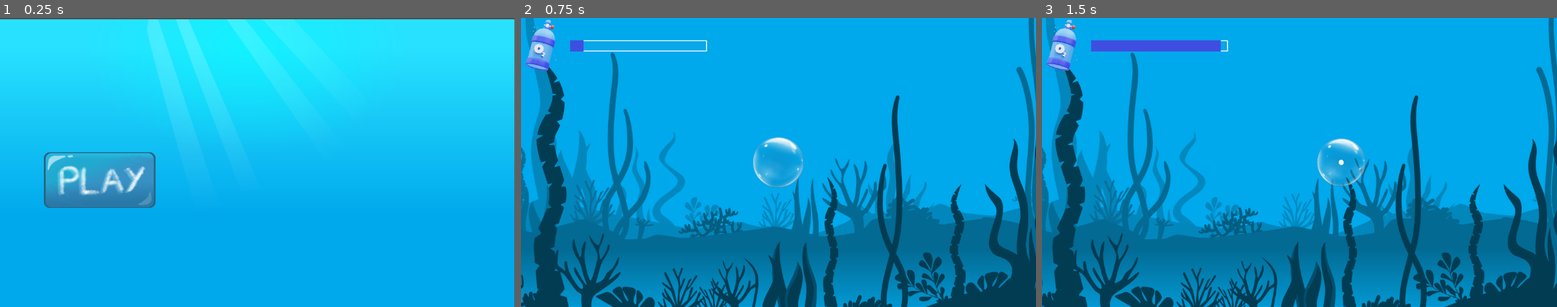
Above: before the commit, frames 1-3 (left to right).
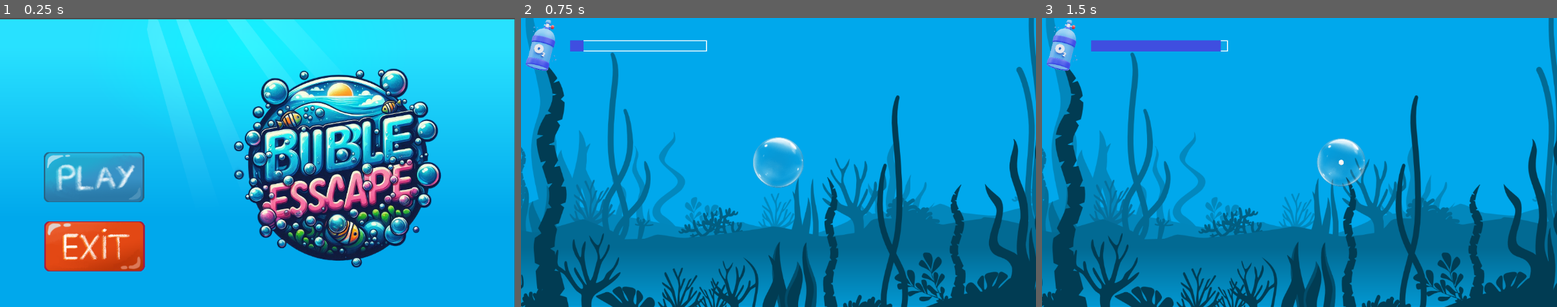
Above: after the commit, the same moments.

Repository: bagaretk/Game6PPL
Game: Godot game, scene res://menu.tscn
Two runs of this game, one before a commit and one after it. Both use one fixed random seed, a clock stepped at 60 frames per second and the inputs below.
Inputs (mouse positions are in pixels of both pictures, inside the frame that each line leads up to; where the layout moved, square brackets give the same spot in the first picture):
- Up to frame 1 (0.25 s): no input
- Up to frame 2 (0.75 s): click (613, 176) [618, 179] at 0.5 s
- Up to frame 3 (1.5 s): tap Enter at 1.25 s; hold Right (ui_right) from 1.28 s (still down); tap Space (shoot) at 1.35 s

The runs differ from the first frame. In frame 1, 25% of the frame differs, in the area x 8-86%, y 17-88%; in frame 2, nothing differs; in frame 3, nothing differs.

Commit message:
Almost done

Diff:
--- a/Scripts/start_btn.gd
+++ b/Scripts/start_btn.gd
@@ -13,3 +13,7 @@
 
 func _on_button_pressed() -> void:
 	get_tree().change_scene_to_file("res://main_game.tscn")
+
+
+func _on_button_2_pressed() -> void:
+	get_tree().quit()
--- a/menu.tscn
+++ b/menu.tscn
@@ -1,10 +1,12 @@
-[gd_scene load_steps=6 format=3 uid="uid://b4emayn3vx0j8"]
+[gd_scene load_steps=8 format=3 uid="uid://b4emayn3vx0j8"]
 
 [ext_resource type="Texture2D" uid="uid://cdu0ea5e1fxy3" path="res://Resources/PNG/sea_background.png" id="1_b7poy"]
 [ext_resource type="Texture2D" uid="uid://dki5lf4gm1b50" path="res://Resources/PNG/Buttons/play.png" id="3_adkd6"]
 [ext_resource type="Script" path="res://Scripts/start_btn.gd" id="4_cqu17"]
 [ext_resource type="PackedScene" uid="uid://bvq0mpkhr2wf6" path="res://spawner.tscn" id="4_uytji"]
 [ext_resource type="Script" path="res://Scripts/spawner_menu.gd" id="5_o6dpl"]
+[ext_resource type="Texture2D" uid="uid://dyermw5py2mb6" path="res://Resources/PNG/Buttons/ExitButton.png" id="6_mmh42"]
+[ext_resource type="Texture2D" uid="uid://2ku2p7w4ekpb" path="res://logo.png" id="7_788jl"]
 
 [node name="Node2D" type="Node2D"]
 script = ExtResource("4_cqu17")
@@ -14,15 +16,6 @@
 scale = Vector2(0.599479, 0.597454)
 texture = ExtResource("1_b7poy")
 
-[node name="Button" type="Button" parent="."]
-offset_left = 96.0
-offset_top = 299.0
-offset_right = 604.0
-offset_bottom = 557.0
-scale = Vector2(0.5, 0.5)
-icon = ExtResource("3_adkd6")
-flat = true
-
 [node name="Spawner" parent="." instance=ExtResource("4_uytji")]
 position = Vector2(577, 211)
 script = ExtResource("5_o6dpl")
@@ -31,4 +24,30 @@
 prob_enemy3 = 0.3
 enemy4_spawn_interval = 1.0
 
-[connection signal="pressed" from="Button" to="." method="_on_button_pressed"]
+[node name="CanvasLayer" type="CanvasLayer" parent="."]
+
+[node name="Button" type="Button" parent="CanvasLayer"]
+offset_left = 96.0
+offset_top = 299.0
+offset_right = 604.0
+offset_bottom = 557.0
+scale = Vector2(0.45, 0.45)
+icon = ExtResource("3_adkd6")
+flat = true
+
+[node name="Button2" type="Button" parent="CanvasLayer"]
+offset_left = 97.0
+offset_top = 454.0
+offset_right = 605.0
+offset_bottom = 712.0
+scale = Vector2(0.45, 0.45)
+icon = ExtResource("6_mmh42")
+flat = true
+
+[node name="Sprite2D" type="Sprite2D" parent="."]
+position = Vector2(751, 322)
+scale = Vector2(0.6, 0.6)
+texture = ExtResource("7_788jl")
+
+[connection signal="pressed" from="CanvasLayer/Button" to="." method="_on_button_pressed"]
+[connection signal="pressed" from="CanvasLayer/Button2" to="." method="_on_button_2_pressed"]
Binary file added: Resources/PNG/Buttons/ExitButton.png
Not shown, added: Resources/PNG/Buttons/ExitButton.png.import
Binary file added: logo.png
Not shown, added: logo.png.import
